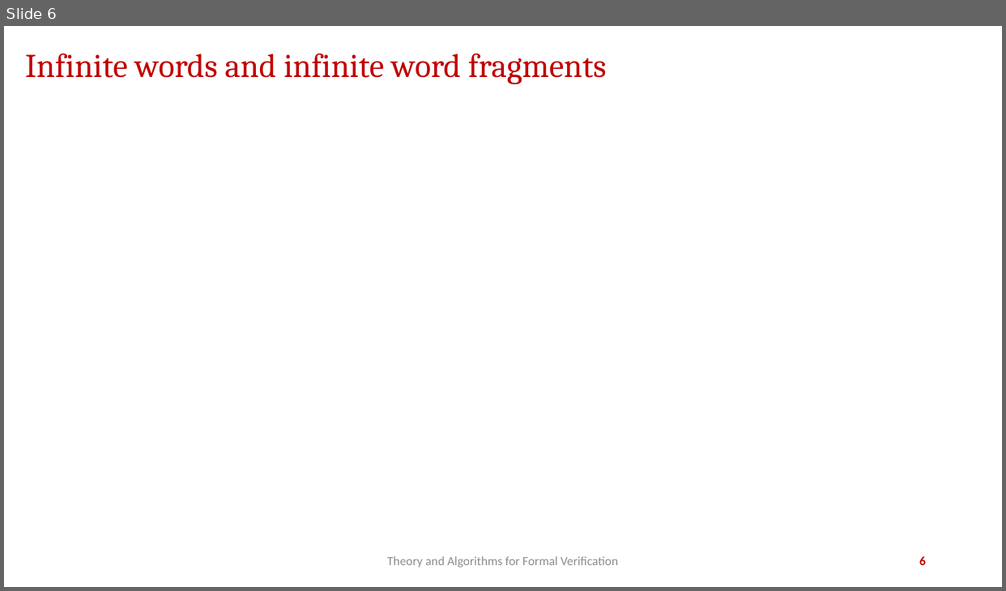
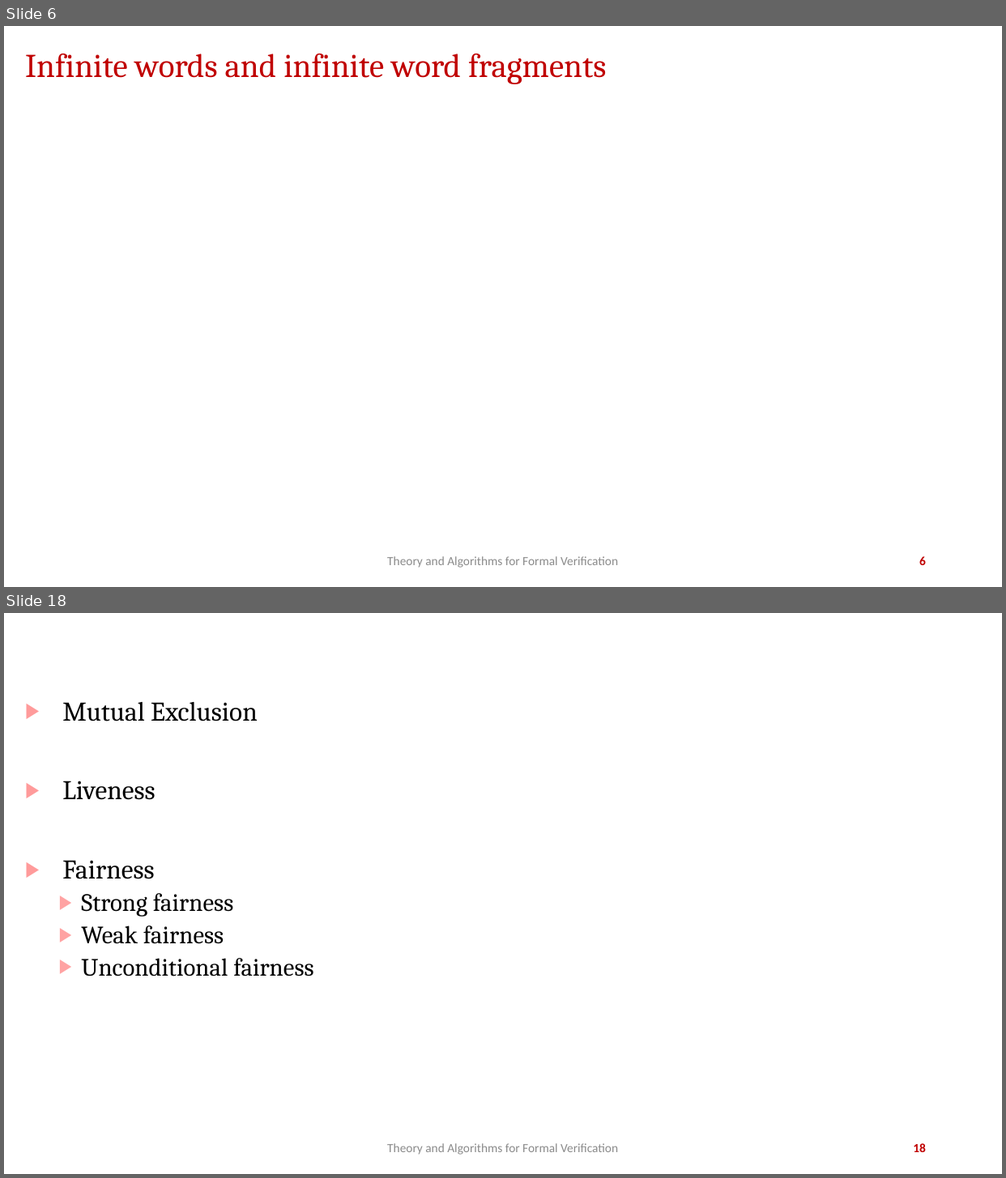
Before and after one commit to jdeshmukh/jdeshmukh.github.io, a slide deck: teaching/fvTheorySlides/LTL.pptx. Shown one above the other, each under a label of ours: slide 6 before the commit, slides 6 and 18 after it; the slides between them are not shown. The pictures are 1006x591 and 1006x1178 pixels, drawn with LibreOffice and Linux fonts; fonts in the diff are those of the drawing; grey boxes stand for pictures; background and template pictures are left out. Boxes give left, top, right and bottom in pixels: in the first picture for what was removed or moved away, otherwise in the second. Text is boxed around its words. In the diff, an @@ line names an element or a change of style, - is before the commit and + after.

```diff
--- a/teaching/fvTheorySlides/LTL.pptx
+++ b/teaching/fvTheorySlides/LTL.pptx
@@ slide 18 added at bbox=[4, 613, 1002, 1174], background #FFFFFF @@
@@ text added at bbox=[62, 702, 313, 977], 24 pt, text #000000 @@
+▶ Mutual Exclusion
+▶ Liveness
+▶ Fairness
+  ▶ Strong fairness
+  ▶ Weak fairness
+  ▶ Unconditional fairness
@@ text added at bbox=[387, 1144, 618, 1155], 12 pt, text #8C8C8C @@
+Theory and Algorithms for Formal Verification
@@ page number added at bbox=[913, 1144, 926, 1152], 12 pt, text #C00000, bold @@
+18
```
Also in this commit, not shown: 1 slide changed, 40 other slides added, 2 other files.
